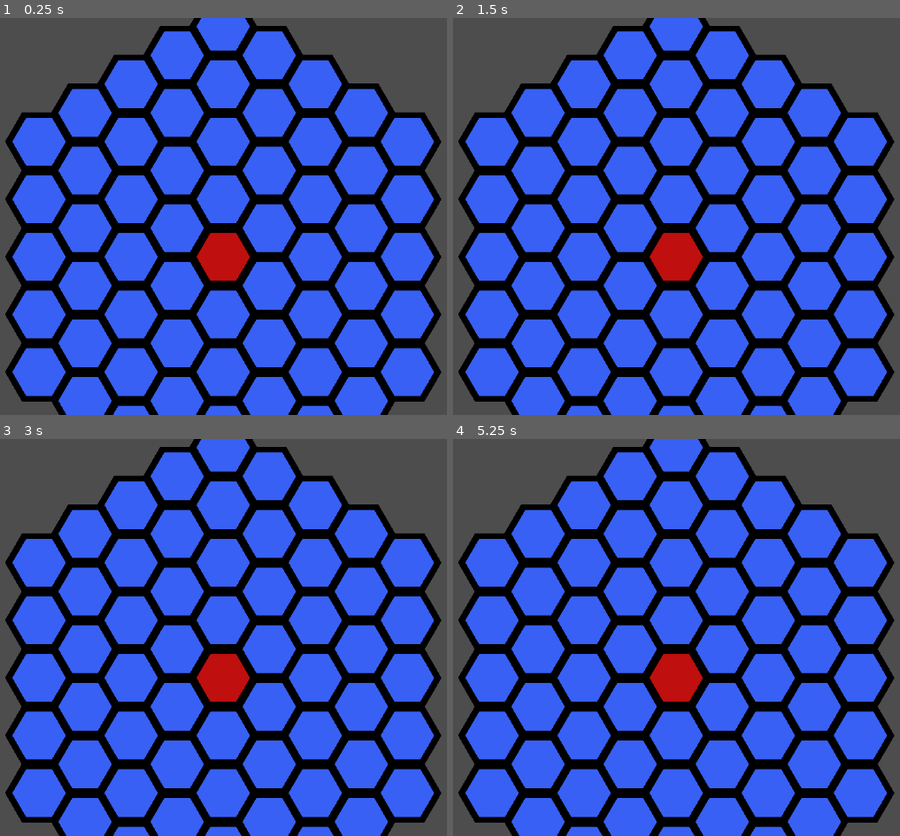
Above: before the commit, frames 1-4 (two rows, left to right).
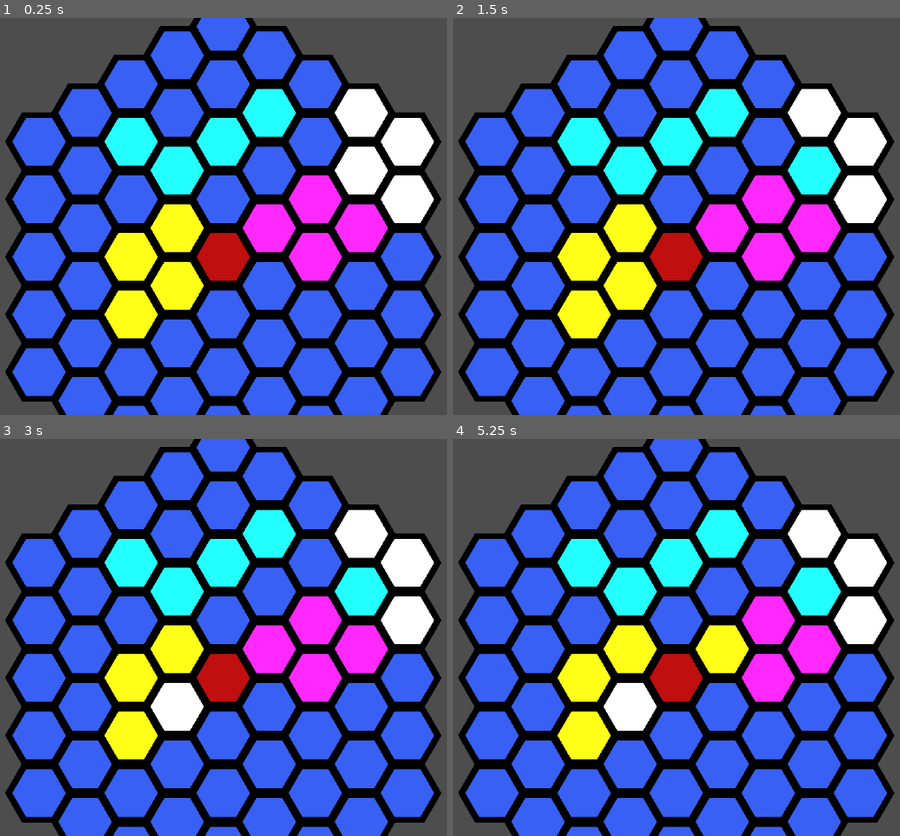
Above: after the commit, the same moments.

Repository: shuhei0916/hex-world
Game: Godot game, scene res://tile_map.tscn
The game is run twice, just before and just after one commit, with the same random seed, the same clock (stepped at 60 frames per second) and the same inputs.
Inputs (mouse positions are in pixels of both pictures, inside the frame that each line leads up to):
- Up to frame 1 (0.25 s): no input
- Up to frame 2 (1.5 s): tap Enter at 0.5 s; move the mouse to (832, 196) at 0.52 s; click (832, 196) at 0.67 s; tap Space at 1.25 s; move the mouse to (533, 236) at 1.27 s; click (533, 236) at 1.42 s
- Up to frame 3 (3 s): tap Enter at 2 s; move the mouse to (295, 550) at 2.02 s; click (295, 550) at 2.17 s; tap Space at 2.75 s; move the mouse to (187, 716) at 2.77 s; click (187, 716) at 2.92 s
- Up to frame 4 (5.25 s): tap Enter at 3.5 s; move the mouse to (886, 697) at 3.52 s; click (886, 697) at 3.67 s; tap Space at 4.25 s; move the mouse to (461, 577) at 4.27 s; click (461, 577) at 4.42 s; move the mouse to (712, 637) at 5.02 s; click (712, 637) at 5.17 s

The runs differ from the first frame. In frame 1, 17% of the frame differs, in the area x 23-98%, y 17-81%; in frame 2, 17%; in frame 3, 17%; in frame 4, 17%.

Commit message:
Update tile_map_contoller.gd

Diff:
--- a/tile_map.tscn
+++ b/tile_map.tscn
@@ -10,7 +10,14 @@
 texture_region_size = Vector2i(110, 96)
 0:0/0 = 0
 1:0/0 = 0
+2:0/next_alternative_id = 4
 2:0/0 = 0
+2:0/1 = 1
+2:0/1/modulate = Color(0.137255, 1, 1, 1)
+2:0/2 = 2
+2:0/2/modulate = Color(1, 0.156863, 1, 1)
+2:0/3 = 3
+2:0/3/modulate = Color(1, 1, 0.0941176, 1)
 
 [sub_resource type="TileSet" id="TileSet_w5enk"]
 tile_shape = 3
@@ -22,5 +29,5 @@
 position = Vector2(227, -33)
 tile_set = SubResource("TileSet_w5enk")
 format = 2
-layer_0/tile_data = PackedInt32Array(65538, 1, 0, 65539, 1, 0, 131076, 1, 0, 65541, 1, 0, 3, 1, 0, 65540, 1, 0, 131074, 1, 0, 131075, 1, 0, 131077, 1, 0, 196612, 1, 0, 196611, 1, 0, 196610, 1, 0, 131073, 1, 0, 65537, 1, 0, 262148, 65537, 0, 196613, 1, 0, 262147, 1, 0, 262146, 1, 0, 196609, 1, 0, 131078, 1, 0, 131079, 1, 0, 262145, 1, 0, 327681, 1, 0, 393218, 1, 0, 393219, 1, 0, 458756, 1, 0, 4, 1, 0, 131072, 1, 0, 196608, 1, 0, 262144, 1, 0, 327680, 1, 0, 393221, 1, 0, 393222, 1, 0, 327687, 1, 0, 262150, 1, 0, 262151, 1, 0, 196615, 1, 0, 65543, 1, 0, 65542, 1, 0, 5, 1, 0, 196614, 1, 0, 327686, 1, 0, 262149, 1, 0, 327685, 1, 0, 327684, 1, 0, 393220, 1, 0, 327683, 1, 0, 327682, 1, 0, 131080, 1, 0, 196616, 1, 0, 262152, 1, 0, 327688, 1, 0, 393216, …(118 unchanged characters)…
+layer_0/tile_data = PackedInt32Array(65538, 1, 0, 65539, 1, 0, 131076, 131073, 65536, 65541, 131073, 65536, 3, 1, 0, 65540, 1, 0, 131074, 131073, 65536, 131075, 131073, 65536, 131077, 1, 0, 196612, 1, 0, 196611, 131073, 196608, 196610, 1, 0, 131073, 1, 0, 65537, 1, 0, 262148, 65537, 0, 196613, 131073, 131072, 262147, 131073, 196608, 262146, 131073, 196608, 196609, 1, 0, 131078, 1, 0, 131079, 131073, 0, 262145, 1, 0, 327681, 1, 0, 393218, 1, 0, 393219, 1, 0, 458756, 1, 0, 4, 1, 0, 131072, 1, 0, 196608, 1, 0, 262144, 1, 0, 327680, 1, 0, 393221, 1, 0, 393222, 1, 0, 327687, 1, 0, 262150, 131073, 131072, 262151, 1, 0, 196615, 131073, 131072, 65543, 131073, 0, 65542, 1, 0, 5, 1, 0, 196614, 131073, 131072, 327686, 1, 0, 262149, 1, 0, 327685, 1, 0, 327684, 1, 0, 393220, 1, 0, 327683, 1, 0, 327682, 131073, 196608, 131080, 131073, 0, 196616, 131073, 0, 262152, 1, 0, 327688, 1, 0, 393216, …(118 unchanged characters)…
 script = ExtResource("2_1ev2o")
--- a/tile_map_controller.gd
+++ b/tile_map_controller.gd
@@ -1,4 +1,7 @@
 extends TileMap
+
+const main_layer = 0
+const main_atlas_id = 1
 
 func _input(event):
 	if event is InputEventMouseButton:
@@ -6,3 +9,11 @@
 			var global_clicked = event.position
 			var pos_clicked = local_to_map(to_local(global_clicked))
 			print(pos_clicked)
+
+			var current_atlas_coords = get_cell_atlas_coords(main_layer, pos_clicked)
+			var current_tile_alt = get_cell_alternative_tile(main_layer, pos_clicked)
+			#print(current_tile_alt)
+			var number_of_alts_for_clicked = tile_set.get_source(main_atlas_id)\
+					.get_alternative_tiles_count(current_atlas_coords)
+			set_cell(main_layer, pos_clicked, main_atlas_id, current_atlas_coords,
+					(current_tile_alt + 1) % number_of_alts_for_clicked)
